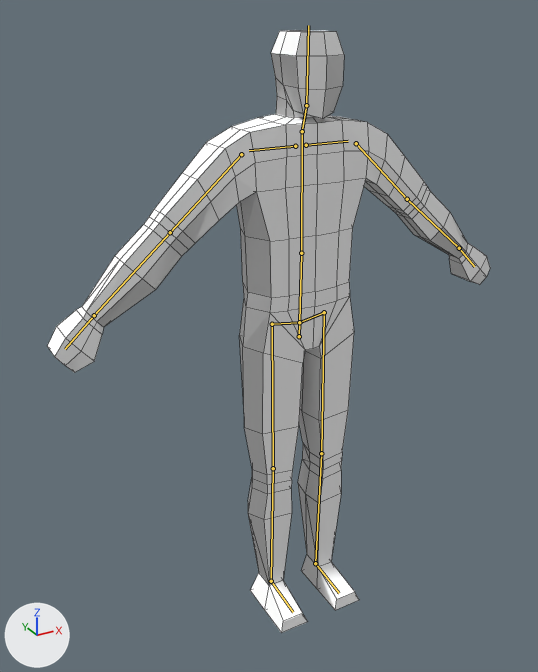
The Blender file meshes/player_male_base.blend as it was, and as the next commit left it.
Camera for both pictures: a 50 mm lens placed at (-0.955, -1.537, 1.65), pointed at (-0.095, 0.025, 0.869). Every picture has the same lights, and +X, +Y and +Z are marked at lower left. The bones that bend it are drawn over the model as lines. Mesh edges are drawn as thin lines.

The first picture shows 'Character'.
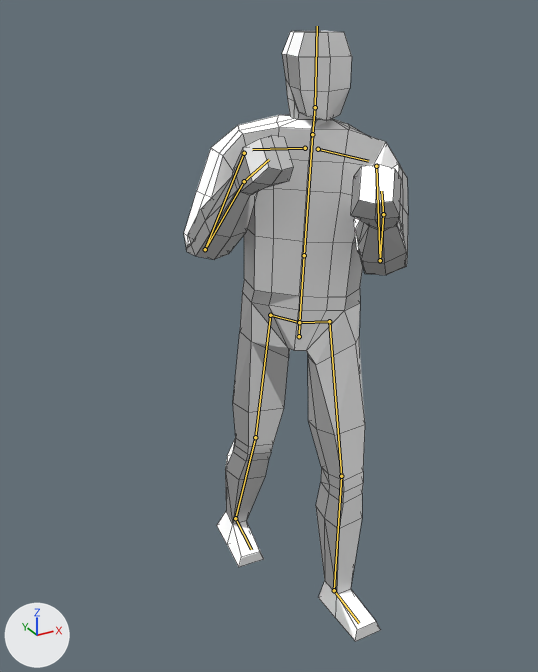
The newer file adds an action. The first version stands in its rest pose; the second is drawn at frame 1 of the action 'weapon_unarmed'.

Pixel boxes (x1, y1, x2, y2) of what changed, in the pictures (538 x 672 px):
'Character', posed (49% narrower): before (48, 30, 490, 633); after (184, 31, 408, 642)
bone 'spine', root to tip: before (299, 322) to (301, 253); after (299, 322) to (304, 255)
bone 'shoulder.L', root to tip: before (306, 145) to (348, 141); after (318, 149) to (368, 161)
bone 'upper_arm.L', root to tip: before (356, 143) to (407, 199); after (376, 166) to (380, 260)
bone 'forearm.L', root to tip: before (407, 199) to (459, 248); after (380, 260) to (383, 214)
bone 'hand.L', root to tip: before (459, 248) to (474, 266); after (383, 214) to (381, 191)
bone 'shoulder.R', root to tip: before (295, 146) to (249, 150); after (305, 148) to (252, 149)
bone 'upper_arm.R', root to tip: before (241, 154) to (170, 232); after (244, 153) to (205, 249)
bone 'forearm.R', root to tip: before (170, 232) to (94, 315); after (205, 249) to (244, 181)
bone 'hand.R', root to tip: before (94, 315) to (65, 349); after (244, 181) to (269, 159)
bone 'neck', root to tip: before (302, 131) to (306, 105); after (312, 134) to (315, 107)
bone 'head', root to tip: before (306, 105) to (308, 25); after (315, 107) to (317, 26)
bone 'thigh.L', root to tip: before (324, 312) to (321, 453); after (329, 321) to (341, 476)
bone 'shin.L', root to tip: before (321, 453) to (315, 563); after (341, 476) to (334, 590)
bone 'thigh.R', root to tip: before (272, 324) to (273, 468); after (270, 315) to (255, 437)
bone 'shin.R', root to tip: before (273, 468) to (271, 581); after (255, 437) to (235, 518)
bone 'foot.R', root to tip: before (271, 581) to (293, 612); after (235, 518) to (251, 549)

The change, as a list of edits to the scene's bpy script:
```text
Change bone_hip:
    where bone_hip = bpy.data.objects['metarig'].pose.bones['hip']
    bone_hip.rotation_quaternion: (1.0, 0.0, 0.0, 0.0) -> (0.924, 0.0, -0.383, 0.0)  # degrees (0, 0, 0) -> degrees (0, -45, 0)
Change bone_spine:
    where bone_spine = bpy.data.objects['metarig'].pose.bones['spine']  # child of 'hip'
    bone_spine.rotation_quaternion: (1.0, 0.0, 0.0, 0.0) -> (0.995, 0.033, 0.086, -0.03)  # degrees (0, 0, 0) -> degrees (4, 10, -3)
Change bone_shoulder_l:
    where bone_shoulder_l = bpy.data.objects['metarig'].pose.bones['shoulder.L']  # child of 'spine.001'
    bone_shoulder_l.rotation_euler: (0.0, 0.0, 0.0) -> (-0.175, -0.175, 0.0175)  # degrees (0, 0, 0) -> degrees (-10, -10, 1)
Change bone_upper_arm_l:
    where bone_upper_arm_l = bpy.data.objects['metarig'].pose.bones['upper_arm.L']  # child of 'shoulder.L'
    bone_upper_arm_l.rotation_quaternion: (1.0, 0.0, 0.0, 0.0) -> (0.916, 0.312, 0.1, -0.233)  # degrees (0, 0, 0) -> degrees (34, 19, -23)
Change bone_forearm_l:
    where bone_forearm_l = bpy.data.objects['metarig'].pose.bones['forearm.L']  # child of 'upper_arm.L'
    bone_forearm_l.rotation_quaternion: (1.0, 0.0, 0.0, 0.0) -> (0.723, 0.669, -0.086, 0.147)  # degrees (0, 0, 0) -> degrees (85, -19, 6)
Change bone_hand_l:
    where bone_hand_l = bpy.data.objects['metarig'].pose.bones['hand.L']  # child of 'forearm.L'
    bone_hand_l.rotation_quaternion: (1.0, 0.0, 0.0, 0.0) -> (0.993, 0.044, -0.106, 0.005)  # degrees (0, 0, 0) -> degrees (5, -12, 0)
Change bone_shoulder_r:
    where bone_shoulder_r = bpy.data.objects['metarig'].pose.bones['shoulder.R']  # child of 'spine.001'
    bone_shoulder_r.rotation_euler: (0.0, 0.0, 0.0) -> (-0.0698, 0.0, 0.14)  # degrees (0, 0, 0) -> degrees (-4, 0, 8)
Change bone_upper_arm_r:
    where bone_upper_arm_r = bpy.data.objects['metarig'].pose.bones['upper_arm.R']  # child of 'shoulder.R'
    bone_upper_arm_r.rotation_quaternion: (1.0, 0.0, 0.0, 0.0) -> (0.956, 0.162, -0.165, 0.18)  # degrees (0, 0, 0) -> degrees (16, -22, 18)
Change bone_forearm_r:
    where bone_forearm_r = bpy.data.objects['metarig'].pose.bones['forearm.R']  # child of 'upper_arm.R'
    bone_forearm_r.rotation_quaternion: (1.0, 0.0, 0.0, 0.0) -> (0.339, 0.923, 0.167, 0.07)  # degrees (0, 0, 0) -> degrees (139, -1, 21)
Change bone_hand_r:
    where bone_hand_r = bpy.data.objects['metarig'].pose.bones['hand.R']  # child of 'forearm.R'
    bone_hand_r.rotation_quaternion: (1.0, 0.0, 0.0, 0.0) -> (0.996, -0.089, 0.006, 0.021)  # degrees (0, 0, 0) -> degrees (-10, 1, 2)
Change bone_neck:
    where bone_neck = bpy.data.objects['metarig'].pose.bones['neck']  # child of 'spine.001'
    bone_neck.rotation_quaternion: (1.0, 0.0, 0.0, 0.0) -> (0.973, -0.081, 0.215, -0.034)  # degrees (0, 0, 0) -> degrees (-11, 24, -6)
Change bone_head:
    where bone_head = bpy.data.objects['metarig'].pose.bones['head']  # child of 'neck'
    bone_head.rotation_quaternion: (1.0, 0.0, 0.0, 0.0) -> (0.999, 0.043, 0.0, -0.008)  # degrees (0, 0, 0) -> degrees (5, 0, -1)
Change bone_thigh_l:
    where bone_thigh_l = bpy.data.objects['metarig'].pose.bones['thigh.L']  # child of 'hip'
    bone_thigh_l.rotation_quaternion: (1.0, 0.0, 0.0, 0.0) -> (0.92, -0.081, -0.38, -0.041)  # degrees (0, 0, 0) -> degrees (-10, -45, -1)
Change bone_shin_l:
    where bone_shin_l = bpy.data.objects['metarig'].pose.bones['shin.L']  # child of 'thigh.L'
    bone_shin_l.rotation_quaternion: (1.0, 0.0, 0.0, 0.0) -> (0.996, 0.087, 0.0, 0.0)  # degrees (0, 0, 0) -> degrees (10, 0, 0)
Change bone_thigh_r:
    where bone_thigh_r = bpy.data.objects['metarig'].pose.bones['thigh.R']  # child of 'hip'
    bone_thigh_r.rotation_quaternion: (1.0, 0.0, 0.0, 0.0) -> (0.93, 0.105, -0.35, 0.04)  # degrees (0, 0, 0) -> degrees (13, -41, 0)
Change bone_shin_r:
    where bone_shin_r = bpy.data.objects['metarig'].pose.bones['shin.R']  # child of 'thigh.R'
    bone_shin_r.rotation_quaternion: (1.0, 0.0, 0.0, 0.0) -> (0.999, 0.042, 0.002, 0.01)  # degrees (0, 0, 0) -> degrees (5, 0, 1)
Change bone_foot_r:
    where bone_foot_r = bpy.data.objects['metarig'].pose.bones['foot.R']  # child of 'shin.R'
    bone_foot_r.rotation_quaternion: (1.0, 0.0, 0.0, 0.0) -> (0.996, -0.085, 0.02, -0.005)  # degrees (0, 0, 0) -> degrees (-10, 2, -1)
```
